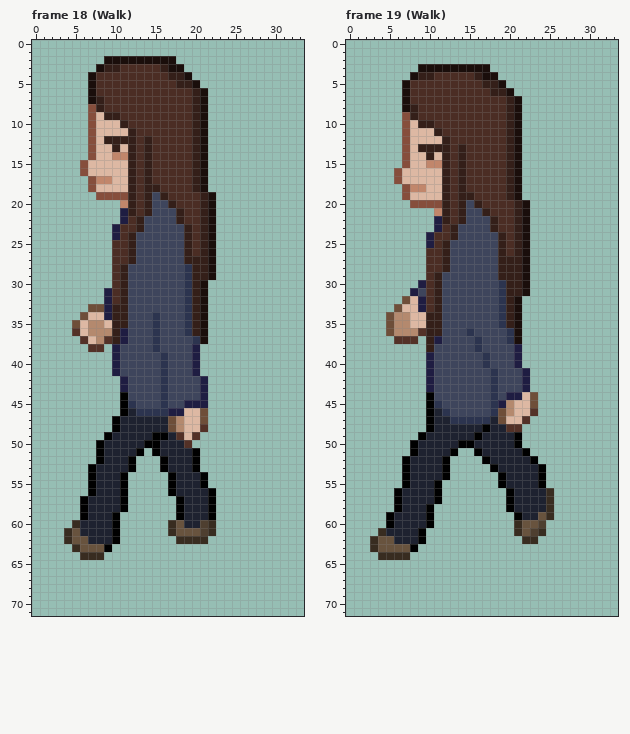
Two versions of one pixel-art file, Character/OneMestoRun.aseprite. Above: the version before the commit.
34x72 pixels, 128 frames. Pixels under 10% opacity are left out. Colours within 5 levels of each other are drawn and written as one. Shown: frame 18 (Walk), frame 19 (Walk). The commit also changed other frames, which this record leaves out.
Now the later version:
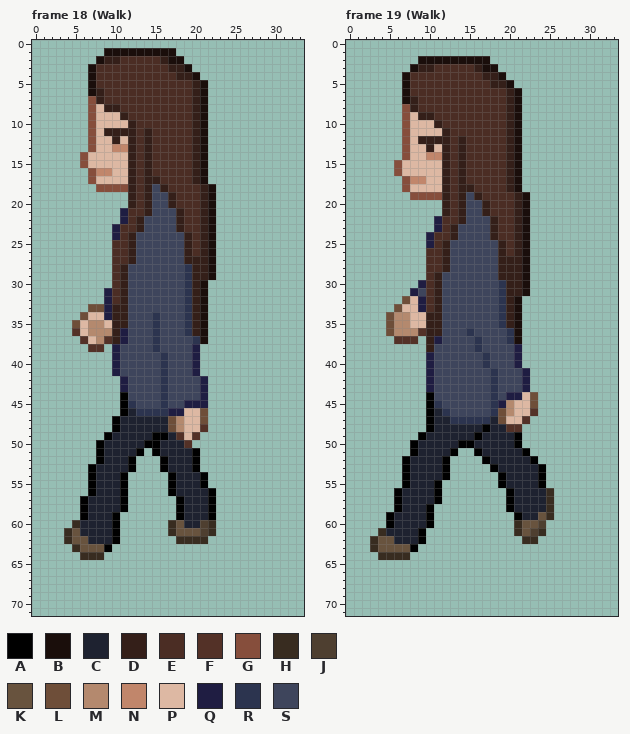
Palette (. is transparent): A #000000  B #1a0e0b  C #1e2230  D #341f19  E #4b2d24  F #533127  G #864e3c  H #382c20  J #4e3f30  K #68533e  L #6e4e39  M #b4896e  N #c1866b  P #ddb8a3  Q #1f1d42  R #2c344f  S #3e455c
The author wrote: player update spr
Edits made:
Frame 18 (Walk), layer "Walk_S":
y 1: x 9..17 ......... -> BBBBBBBBB
y 2: x 8..16 .BBBBBBBB -> BDDEEEEED; x 18 . -> B
y 3: x 7..10 .BDD -> BEEE; x 16..19 DBB. -> EDDB
y 4: x 17 D -> E; x 19..20 B. -> DB
y 5: x 18..21 DDB. -> EEDB
y 6: x 8 E -> D
y 7: x 7 B -> G
y 8: x 8..10 DEE -> PDD
y 9: x 9..11 DDE -> PPD
y 10: x 11..12 DE -> PD
y 11: x 9..11 PPP -> DDD; x 14 E -> D
y 12: x 9 D -> P; x 11 D -> P
y 13: x 10..11 DP -> NN
y 14: x 6..7 .G -> GP; x 10..11 NN -> PP
y 16: x 6..9 GPPP -> .GNN
y 17: x 8..9 NN -> PP; x 15 E -> D
y 18: x 7..11 GPPPP -> .GGGG; x 15..16 DE -> SD; x 20..22 DB. -> EDB
y 19: x 8..11 GGGG -> ....; x 16..17 DE -> SD
y 20: x 11 N -> .
y 21: x 12 D -> E
y 23: x 18..19 SD -> DE
Frame 19 (Walk), layer "Walk_S":
y 2: x 9..17 ......... -> BBBBBBBBB
y 3: x 8..16 .BBBBBBBB -> BDDEEEEED; x 18 . -> B
y 4: x 7..10 .BDD -> BEEE; x 16..19 DBB. -> EDDB
y 5: x 17 D -> E; x 19..20 B. -> DB
y 6: x 18..21 DDB. -> EEDB
y 7: x 8 E -> D
y 8: x 7 B -> G
y 9: x 8..10 DEE -> PDD
y 10: x 9..11 DDE -> PPD
y 11: x 11..12 DE -> PD
y 12: x 9..11 PPP -> DDD; x 14 E -> D
y 13: x 9 D -> P; x 11 D -> P
y 14: x 10..11 DP -> NN
y 15: x 6..7 .G -> GP; x 10..11 NN -> PP
y 17: x 6..9 GPPP -> .GNN
y 18: x 8..9 NN -> PP; x 15 E -> D
y 19: x 7..11 GPPPP -> .GGGG; x 15..16 DE -> SD; x 20..22 DB. -> EDB
y 20: x 8..11 GGGG -> ....; x 16..17 DE -> SD
y 21: x 11 N -> .
y 22: x 12 D -> E
y 24: x 18..19 SD -> DE
